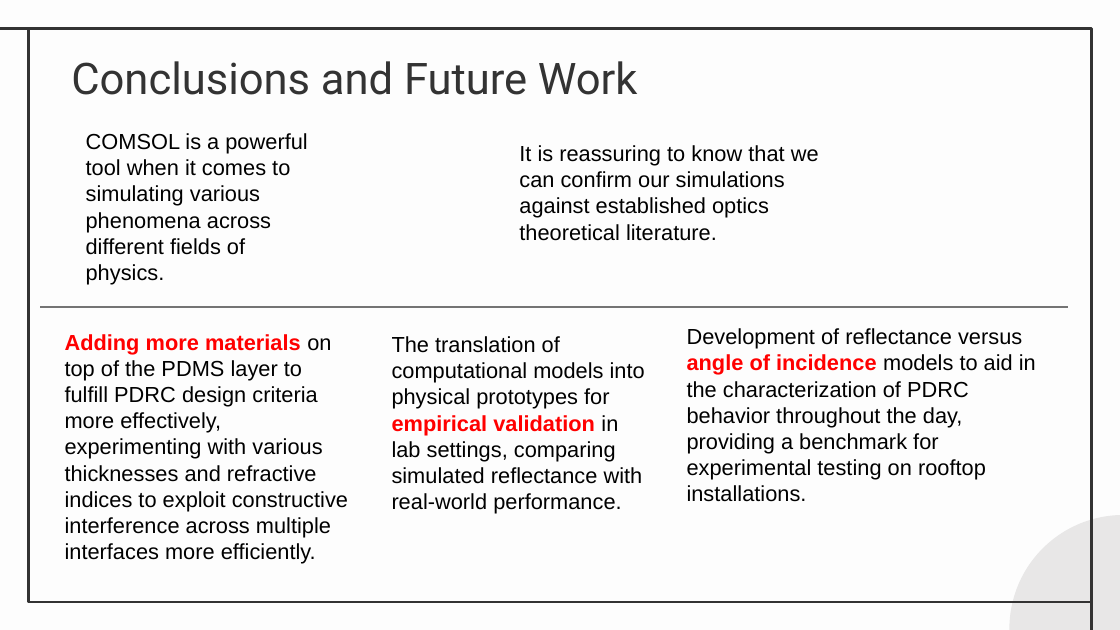
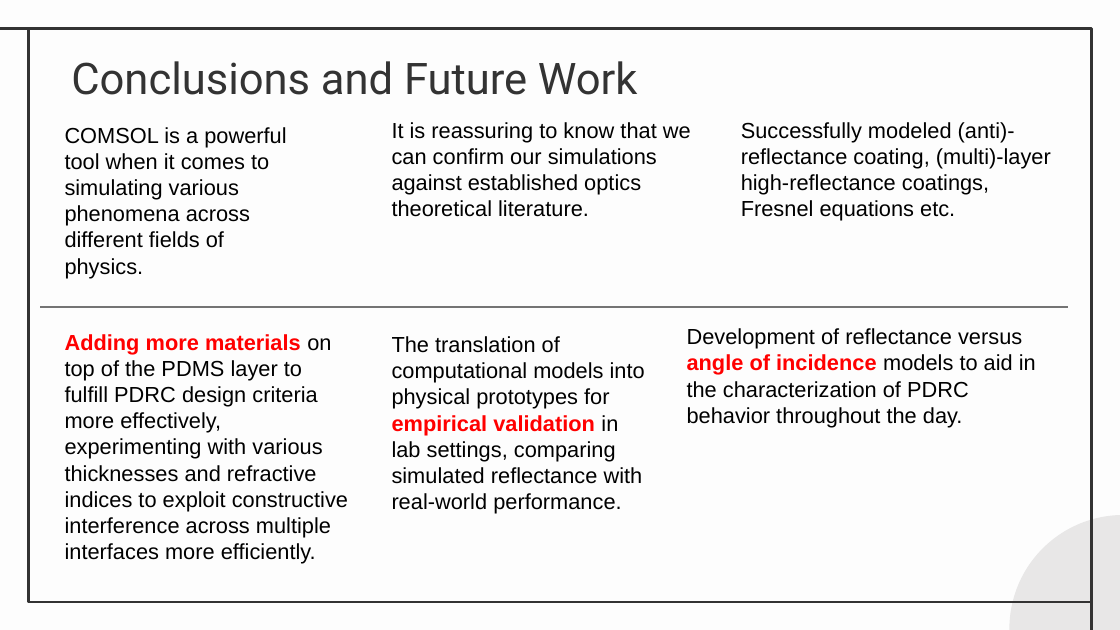
Before and after one commit to Collins-kariuk/Physics-Thesis-PDRCs, a slide deck: slide 13 of Presentations/Thesis Presentation.pptx. Drawn at 1120x630 pixels with LibreOffice and Linux fonts; fonts in the diff are those of the drawing. Boxes give left, top, right and bottom in pixels: in the first picture for what was removed or moved away, otherwise in the second. Text is boxed around its words. In the diff, an @@ line names an element or a change of style, - is before the commit and + after.

```diff
--- a/Presentations/Thesis Presentation.pptx
+++ b/Presentations/Thesis Presentation.pptx
@@ text "COMSOL is a powerful tool ...": place and size @@
-text "COMSOL is a powerful tool ..." at <box>86,133,307,255</box>
+text "COMSOL is a powerful tool ..." at <box>65,127,286,248</box>
@@ text "It is reassuring to know ...": place and size @@
-text "It is reassuring to know ..." at <box>519,145,819,241</box>
+text "It is reassuring to know ..." at <box>392,122,691,217</box>
@@ text added at <box>741,122,1051,221</box>, 14 pt, text #000000 @@
+Successfully modeled (anti)-reflectance coating, (multi)-layer high-reflectance coatings, Fresnel equations etc.
@@ text at <box>687,328,1036,428</box>: text changed @@
-Development of reflectance versus angle of incidence models to aid in the characterization of PDRC behavior throughout the day, providing a benchmark for experimental testing on rooftop installations.
+Development of reflectance versus angle of incidence models to aid in the characterization of PDRC behavior throughout the day.
```
Also in this commit, not shown: 5 other slides changed.
